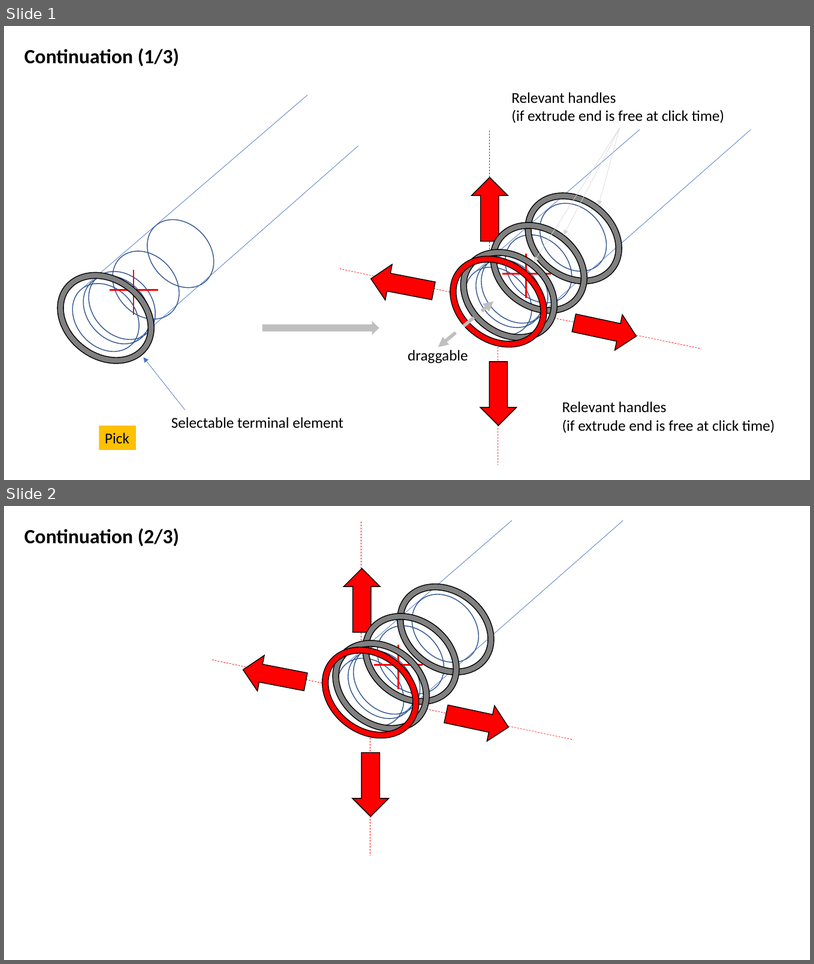
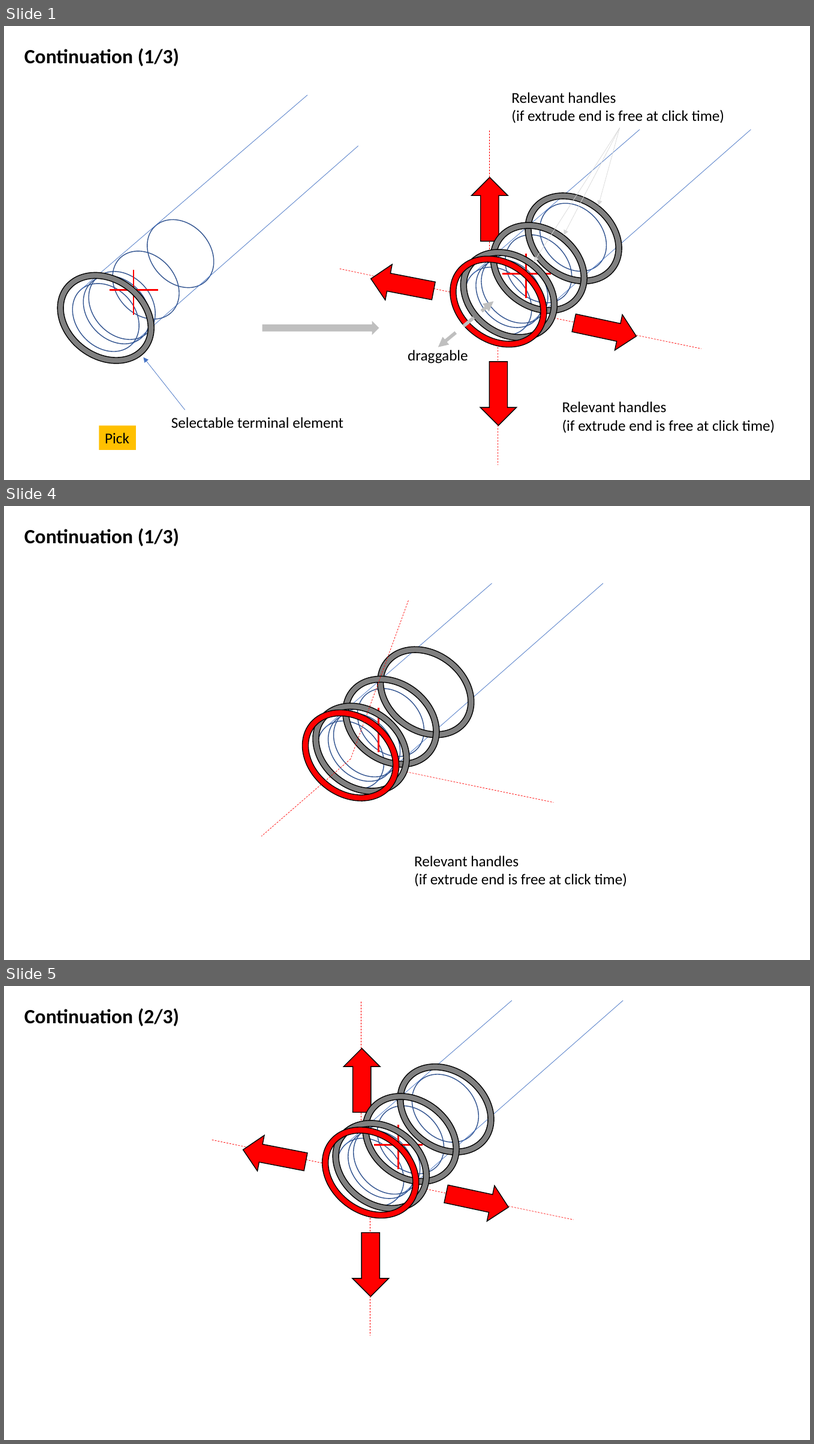
Before and after one commit to S8-stack/S8-pkgs-io-WebGL, a slide deck: doc/pipe selection.pptx. Shown one above the other, each under a label of ours: slides 1 and 2 before the commit, slides 1, 4 and 5 after it; the slides between them are not shown. The pictures are 814x964 and 814x1444 pixels, drawn with LibreOffice and Linux fonts; fonts in the diff are those of the drawing. Boxes give left, top, right and bottom in pixels: in the first picture for what was removed or moved away, otherwise in the second. Text is boxed around its words. In the diff, an @@ line names an element or a change of style, - is before the commit and + after.

```diff
--- a/doc/pipe selection.pptx
+++ b/doc/pipe selection.pptx
@@ slide 4 added at (4, 506, 810, 960), background #FFFFFF @@
@@ text added at (24, 528, 179, 546), 24 pt, text #000000, bold @@
+Continuation (1/3)
@@ line added from (326, 727) to (492, 583), #4472C4 0.5 pt @@
@@ line added from (377, 783) to (603, 583), #4472C4 0.5 pt @@
@@ line added from (409, 600) to (351, 759), #FF0000 0.5 pt dashed @@
@@ donut added at (359, 628, 492, 757), fill #808080, outline #000000 1 pt @@
@@ donut added at (325, 657, 458, 786), fill #808080, outline #000000 1 pt @@
@@ donut added at (296, 684, 428, 813), fill #808080, outline #000000 1 pt @@
@@ ellipse added at (344, 675, 438, 770), outline #325491 1 pt @@
@@ donut added at (284, 691, 417, 820), fill #FF0000, outline #000000 1 pt @@
@@ ellipse added at (315, 700, 409, 795), outline #325491 1 pt @@
@@ ellipse added at (320, 696, 414, 790), outline #325491 1 pt @@
@@ ellipse added at (304, 707, 398, 802), outline #325491 1 pt @@
@@ line added from (378, 708) to (378, 751), #FF0000 2 pt @@
@@ line added from (351, 759) to (262, 837), #FF0000 0.5 pt dashed @@
@@ line added from (398, 770) to (554, 802), #FF0000 0.5 pt dashed @@
@@ text added at (414, 855, 627, 886), 18 pt, text #000000 @@
+Relevant handles
+(if extrude end is free at click time)
@@ what was slide 2 is now slide 5 @@
```
Also in this commit, not shown: 2 other slides added, 5 other files.
